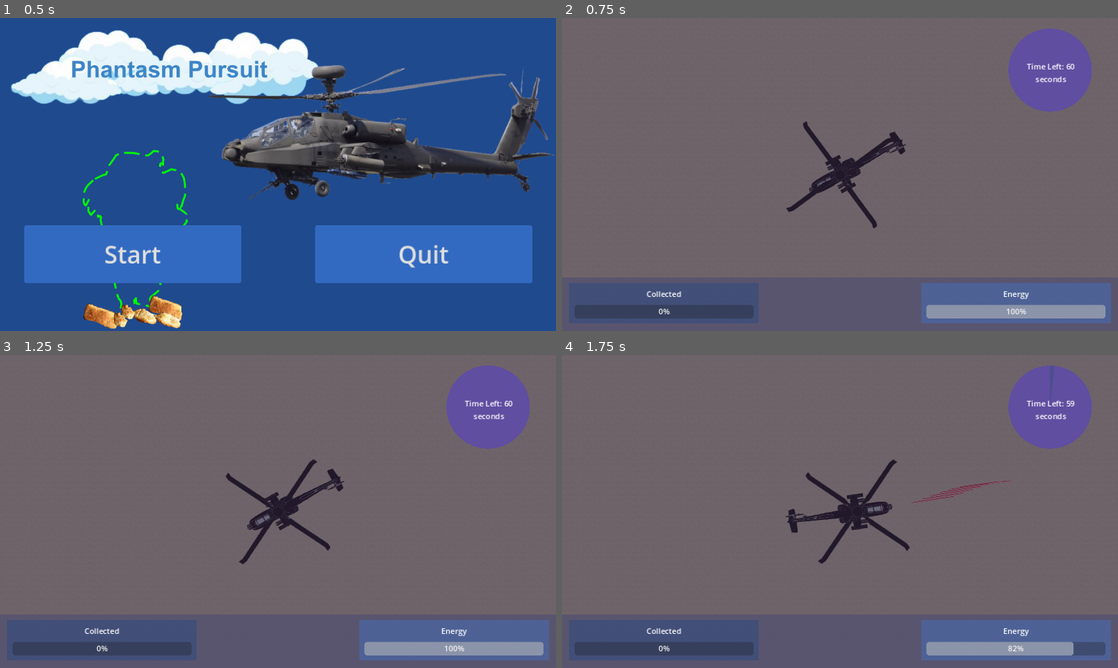
Above: before the commit, frames 1-4 (two rows, left to right).
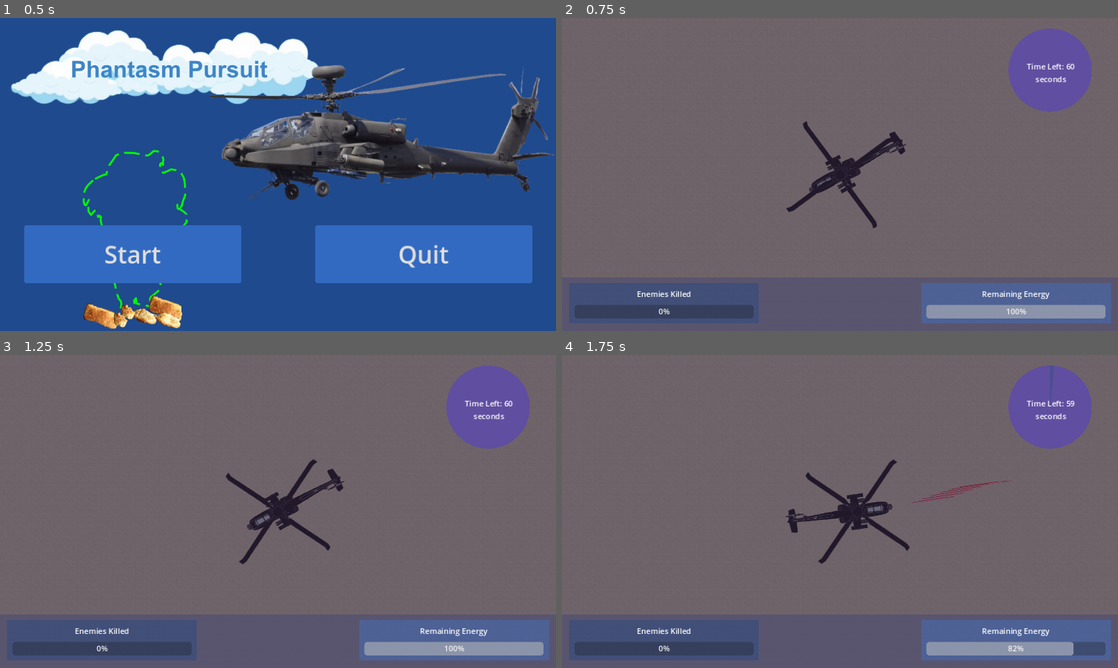
Above: after the commit, the same moments.

Repository: j-hnn/PhantasmPursuit
Game: Godot game, scene res://scenes/start_screen.tscn
Same seed, same stepped clock (60 frames per second), same inputs: the game is played once before the commit and once after it.
Inputs (mouse positions are in pixels of both pictures, inside the frame that each line leads up to):
- Up to frame 1 (0.5 s): no input
- Up to frame 2 (0.75 s): click "Start" at 0.5 s
- Up to frame 3 (1.25 s): no input
- Up to frame 4 (1.75 s): move the mouse to (962, 495) at 1.27 s; press the mouse at (962, 495) at 1.28 s; hold Right (ui_right) from 1.28 s (still down)

Frame 1 is identical in both runs. In frame 2, 0.3% of the frame differs, in the area x 13-88%, y 87-90%; in frame 3, 0.3%; in frame 4, 0.3%.

Commit message:
finish game

Diff:
--- a/scenes/enemy.tscn
+++ b/scenes/enemy.tscn
@@ -5,10 +5,10 @@
 [ext_resource type="AudioStream" uid="uid://t3p4y1fmm3qy" path="res://audio/enemysound.mp3" id="3_5c28v"]
 
 [sub_resource type="CircleShape2D" id="CircleShape2D_r1ujr"]
-radius = 57.0
+radius = 56.0089
 
 [sub_resource type="CircleShape2D" id="CircleShape2D_7l4h4"]
-radius = 60.0083
+radius = 56.0089
 
 [node name="enemy" type="CharacterBody2D"]
 script = ExtResource("1_8d2cd")
--- a/scenes/laser.tscn
+++ b/scenes/laser.tscn
@@ -7,7 +7,7 @@
 size = Vector2(60, 1)
 
 [sub_resource type="CapsuleShape2D" id="CapsuleShape2D_k727b"]
-radius = 2.0
+radius = 5.0
 height = 60.0
 
 [node name="laser" type="CharacterBody2D"]
--- a/scenes/player.tscn
+++ b/scenes/player.tscn
@@ -96,7 +96,7 @@
 offset_right = 102.5
 offset_bottom = 37.0
 grow_horizontal = 2
-text = "Collected
+text = "Enemies Killed
 "
 horizontal_alignment = 1
 
@@ -151,7 +151,7 @@
 offset_top = 11.0
 offset_right = 299.0
 offset_bottom = 37.0
-text = "Energy"
+text = "Remaining Energy"
 horizontal_alignment = 1
 
 [node name="EnergyBar" type="ProgressBar" parent="Camera2D/player_gui/BackgroundRect/EnergyRect/EnergyLabel"]
--- a/scenes/win_screen.tscn
+++ b/scenes/win_screen.tscn
@@ -41,4 +41,4 @@
 autoplay = true
 
 [connection signal="pressed" from="replayBtn" to="." method="_on_replay_btn_pressed"]
-[connection signal="pressed" from="quitBtn" to="." method="_on_replay_btn_pressed"]
+[connection signal="pressed" from="quitBtn" to="." method="_on_quit_btn_pressed"]
--- a/scripts/world.gd
+++ b/scripts/world.gd
@@ -9,7 +9,6 @@
 @onready var player = $TileMap/player
 @onready var lever_gui = player.lever_rect
 @onready var exit = $TileMap/Exit
-@onready var timer = $Timer
 @onready var one_sec_timer = $TileMap/OneSecTimer
 @onready var timer_bar = $TimerGUI/TimerProgress
 @onready var timer_label = $TimerGUI/TimerLabel
@@ -135,6 +134,7 @@
 	flash_2.visible = false
 
 func flash():
-	var random = randi_range(1, 5) * 100
+	var random = randi_range(5, 10) * 1000
 	for i in range(random):
 		blacknwhite()
+		print(i)
